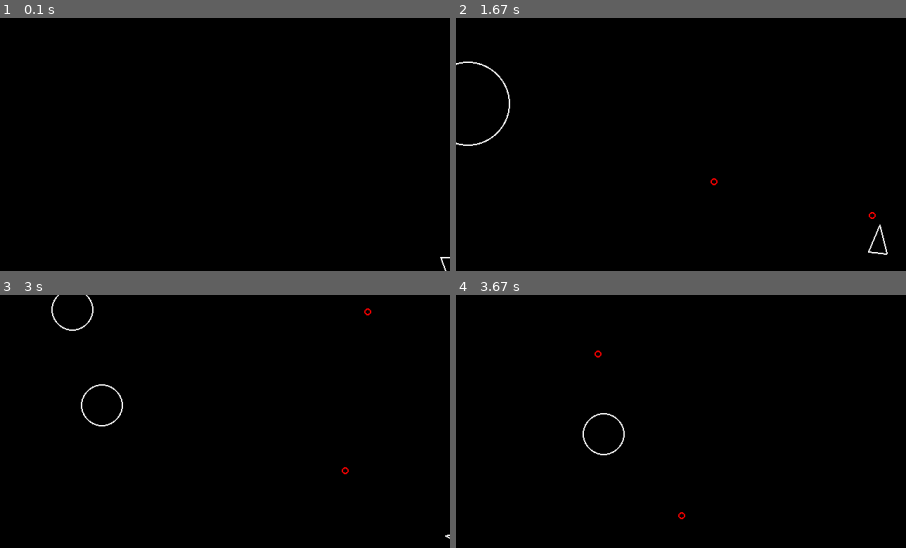
Above: before the commit, frames 1-4 (two rows, left to right).
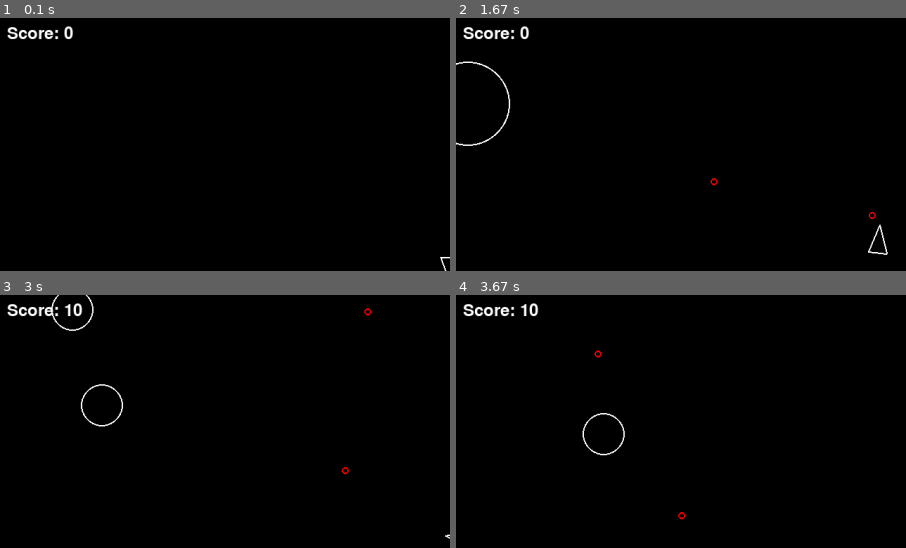
Above: after the commit, the same moments.

Repository: KingMumf/asteroids-pygame
Game: pygame game, started from main.py
The game is run twice, just before and just after one commit, with the same random seed, the same clock (stepped at 60 frames per second) and the same inputs.
Inputs:
- Up to frame 1 (0.1 s): no input
- Up to frame 2 (1.67 s): tap Space at 0.33, 0.73, 1.03, 1.23, 1.57 s; hold D 0.67-1.13 s; hold W 1.17-1.47 s; hold D from 1.5 s (still down)
- Up to frame 3 (3 s): tap Space at 1.87, 2.07, 2.37, 2.63, 2.97 s; release D at 1.97 s; hold A 2-2.53 s; hold S 2.57-2.87 s; hold A from 2.9 s (still down)
- Up to frame 4 (3.67 s): tap Space at 3.27, 3.4 s; release A at 3.3 s; hold W from 3.33 s (still down)
The pictures show only the part of the screen within x 0-50%, y 0-50%; the shares and areas given below are measured in that part.

The runs differ from the first frame. In frame 1, 0.4% of the frame differs, in the area x 1-17%, y 3-9%; in frame 2, 0.4%; in frame 3, 0.4%; in frame 4, 0.4%, in the area x 1-19%, y 3-9%.

Commit message:
9: Add scoring

Diff:
--- a/main.py
+++ b/main.py
@@ -7,6 +7,7 @@
 from asteroidfield import AsteroidField
 from logger import log_event
 from shot import Shot
+from scoring import Score
 
 
 def main():
@@ -18,6 +19,7 @@
     clock = pygame.time.Clock()
     dt = 0.0
     screen = pygame.display.set_mode((SCREEN_WIDTH, SCREEN_HEIGHT))
+    scoreboard = Score()
     updatable = pygame.sprite.Group()
     drawable = pygame.sprite.Group()
     Player.containers = (updatable, drawable)
@@ -45,6 +47,8 @@
         for sprite in drawable:
             sprite.draw(screen)
 
+        scoreboard.draw(screen)
+
         updatable.update(dt)
 
         for asteroid in asteroids:
@@ -58,6 +62,7 @@
                 if shot.collides_with(asteroid):
                     log_event("asteroid_shot")
                     shot.kill()
+                    scoreboard.add_points(10)
                     asteroid.split()
 
         pygame.display.flip()
--- /dev/null
+++ b/scoring.py
@@ -0,0 +1,25 @@
+import pygame
+from logger import log_event
+
+class Score():
+    def __init__(self) -> None:
+        self.score = 0
+        if not pygame.font.get_init():
+            pygame.font.init()
+        self.font = pygame.font.SysFont(None, 36)
+
+    def add_points(self, points: int) -> None:
+        self.score += points
+        log_event(f"Added {points} points. Total score: {self.score}")
+
+    def reset(self) -> None:
+        self.score = 0
+        log_event("Score reset to 0.")
+
+    def draw(self, screen: pygame.Surface) -> None:
+        score_text = self.font.render(f"Score: {self.score}", True, "white")
+        text_surface = self.font.render(f"Score: {self.score}", True, "white")
+
+        position = (10, 10)
+
+        screen.blit(text_surface, position)
